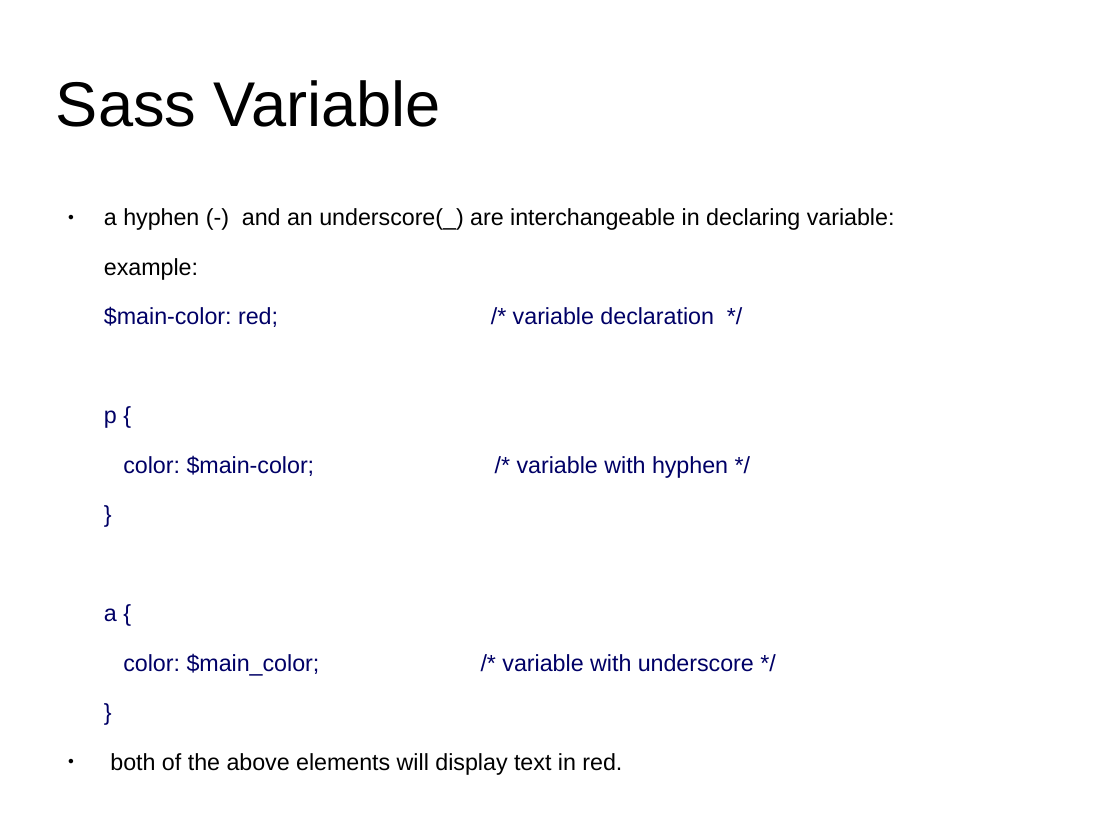
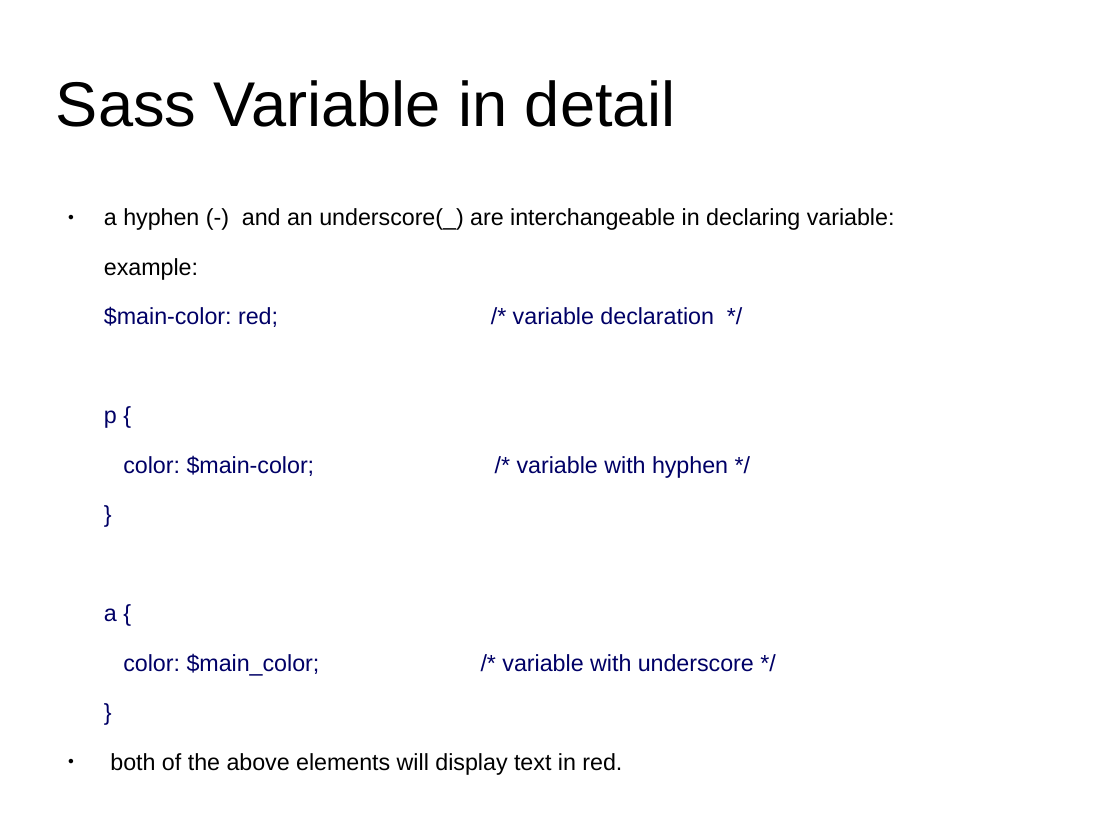
Before and after one commit to anumsh/SASS-Basics, a slide deck: slide 28 of SASS_basics.odp (slide 27 before the commit). Drawn at 1120x840 pixels with LibreOffice and Linux fonts; fonts in the diff are those of the drawing; background and template pictures are left out. Boxes give left, top, right and bottom in pixels: in the first picture for what was removed or moved away, otherwise in the second. Text is boxed around its words. In the diff, an @@ line names an element or a change of style, - is before the commit and + after.

Commit message:
edit: recorrect the spelling in slide and move some of the slides up and down for proper sequence

```diff
--- a/SASS_basics.odp
+++ b/SASS_basics.odp
@@ title at box(56, 80, 676, 127): text changed @@
-Sass Variable
+Sass Variable in detail
```
Also in this commit, not shown: 7 other slides changed, 1 slide added.
